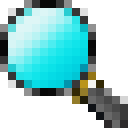
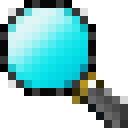
The second 128×128 image is a revision of the first. Changes to its layers:
added layer "fixup" above "mag" over [0, 0, 96, 96]
